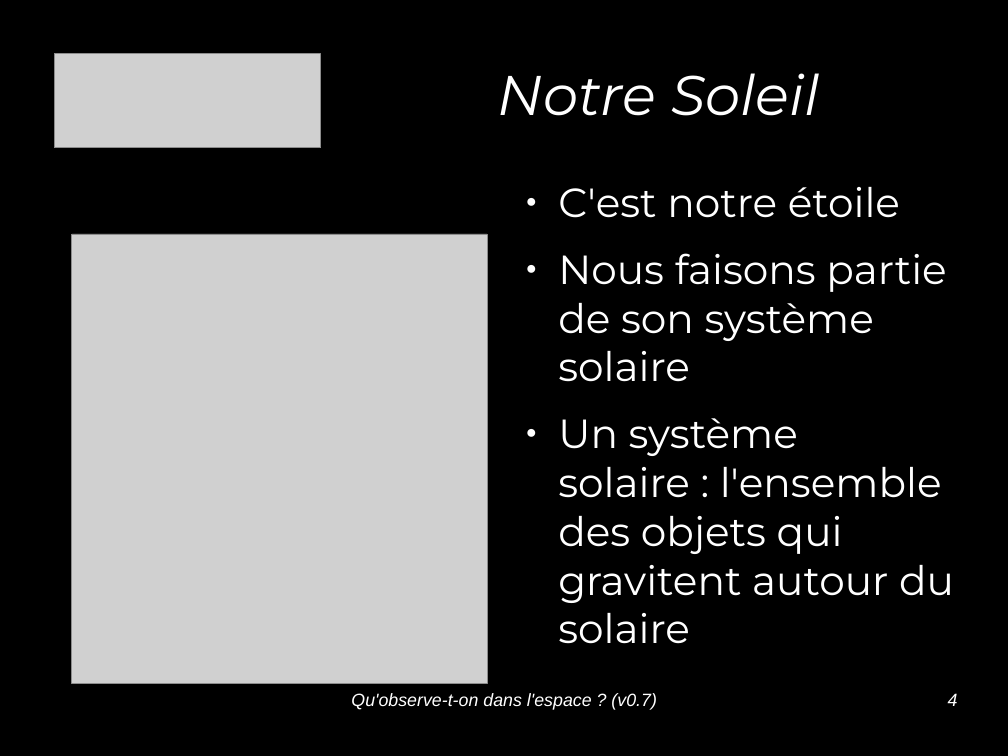
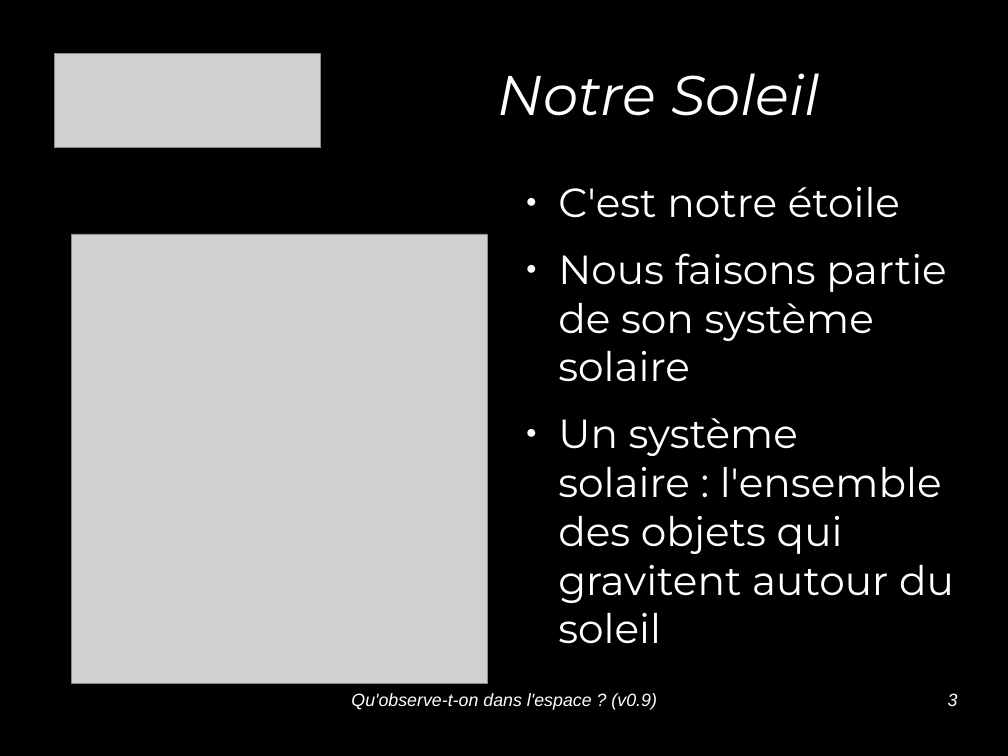
Before and after one commit to jcarnu/qf-astro, a slide deck: slide 3 of Ressources/Presentations/Qu_observe-t-on_dans_l_espace.odp (slide 4 before the commit). Drawn at 1008x756 pixels with LibreOffice and Linux fonts; fonts in the diff are those of the drawing; grey boxes stand for pictures; background and template pictures are left out. Boxes give left, top, right and bottom in pixels: in the first picture for what was removed or moved away, otherwise in the second. Text is boxed around its words. In the diff, an @@ line names an element or a change of style, - is before the commit and + after.

```diff
--- a/Ressources/Presentations/Qu_observe-t-on_dans_l_espace.odp
+++ b/Ressources/Presentations/Qu_observe-t-on_dans_l_espace.odp
@@ text at [558, 418, 954, 644]: text changed @@
-● Un système solaire : l'ensemble des objets qui gravitent autour du solaire
+● Un système solaire : l'ensemble des objets qui gravitent autour du soleil
@@ text at [351, 693, 656, 710]: text changed @@
-Qu'observe-t-on dans l'espace ? (v0.7)
+Qu'observe-t-on dans l'espace ? (v0.9)
@@ page number at [948, 693, 958, 706]: text changed @@
-4
+3
```
Also in this commit, not shown: 12 other slides changed, 1 slide added, 2 slides removed, 10 other files.
